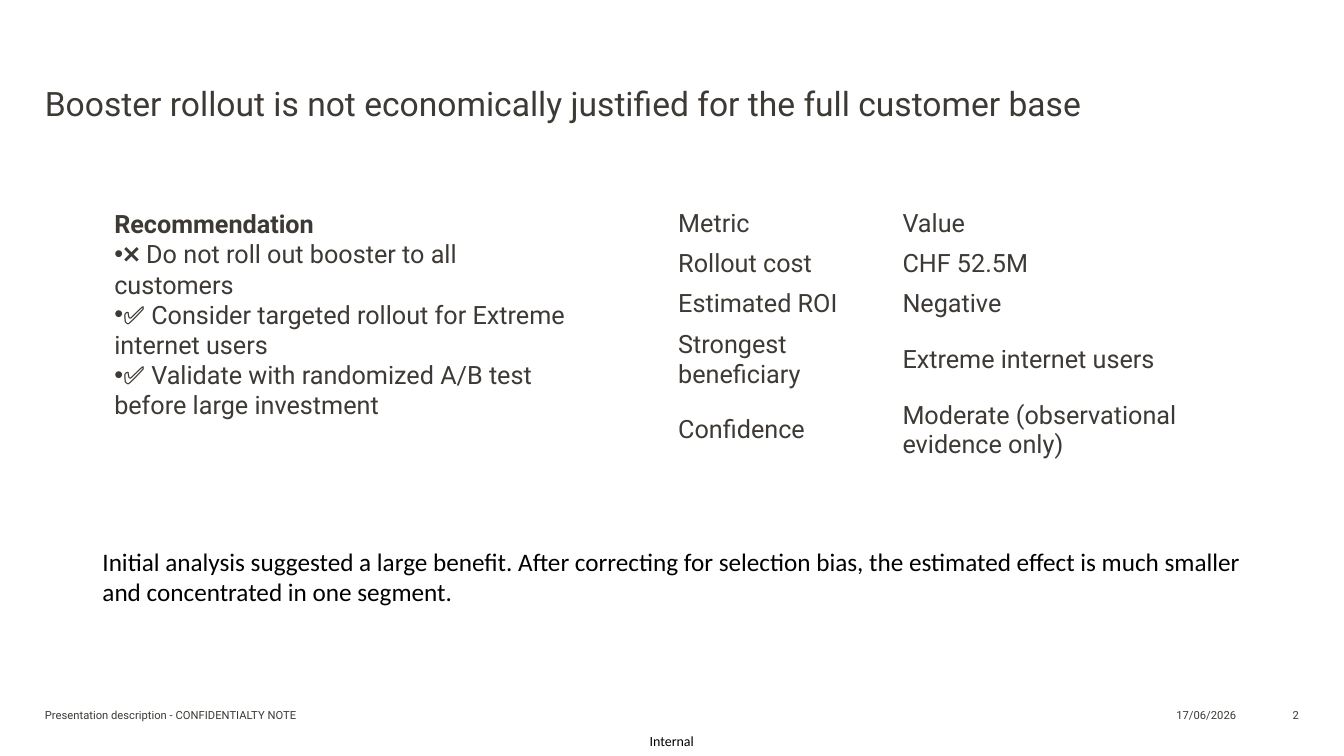
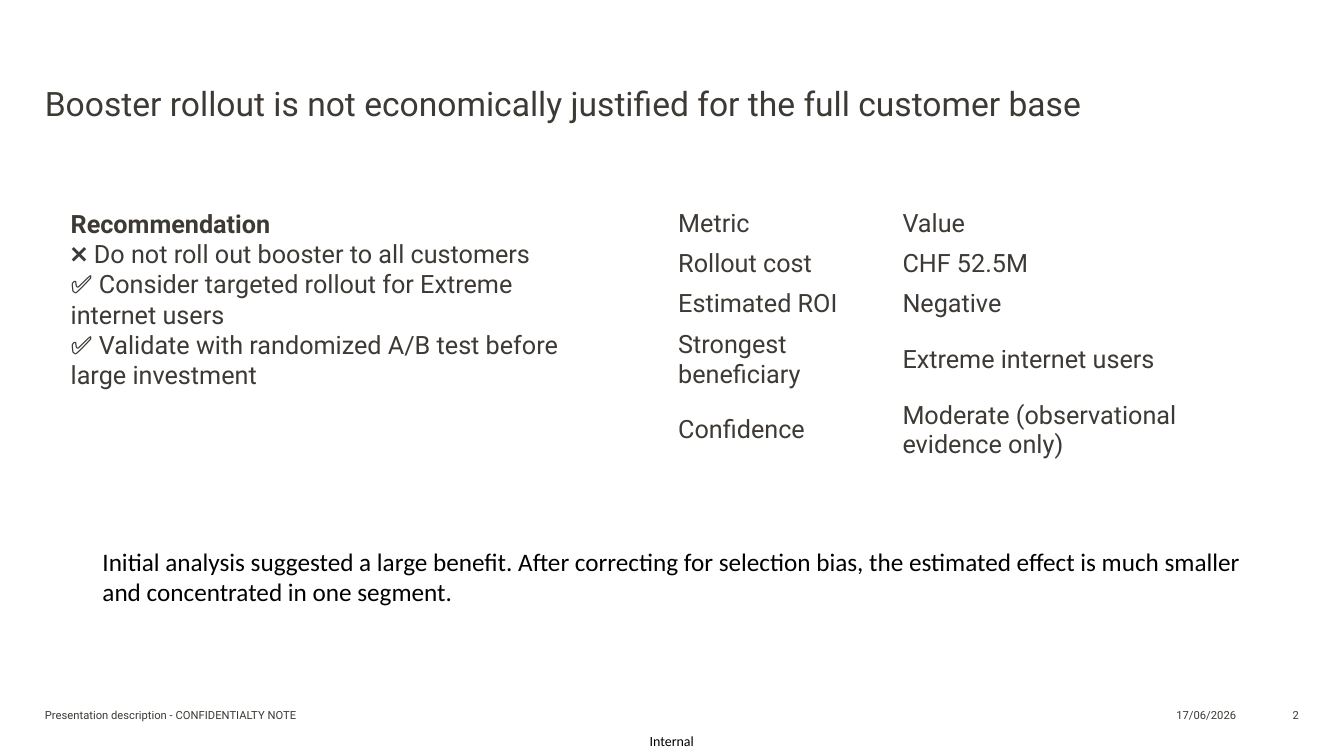
Before and after one commit to babenyshevs/sunrise, a slide deck: slide 2 of presentation_new.pptx. Drawn at 1344x756 pixels with LibreOffice and Linux fonts; fonts in the diff are those of the drawing; background and template pictures are left out. Boxes give left, top, right and bottom in pixels: in the first picture for what was removed or moved away, otherwise in the second. Text is boxed around its words. In the diff, an @@ line names an element or a change of style, - is before the commit and + after.

```diff
--- a/presentation_new.pptx
+++ b/presentation_new.pptx
@@ text "Recommendation": place and size @@
-text "Recommendation" at bbox=[114, 214, 565, 420]
+text "Recommendation" at bbox=[71, 214, 558, 390]
@@ text at bbox=[71, 244, 558, 390]: bullet • to none @@
```
Also in this commit, not shown: 2 other slides changed, 3 other files.
